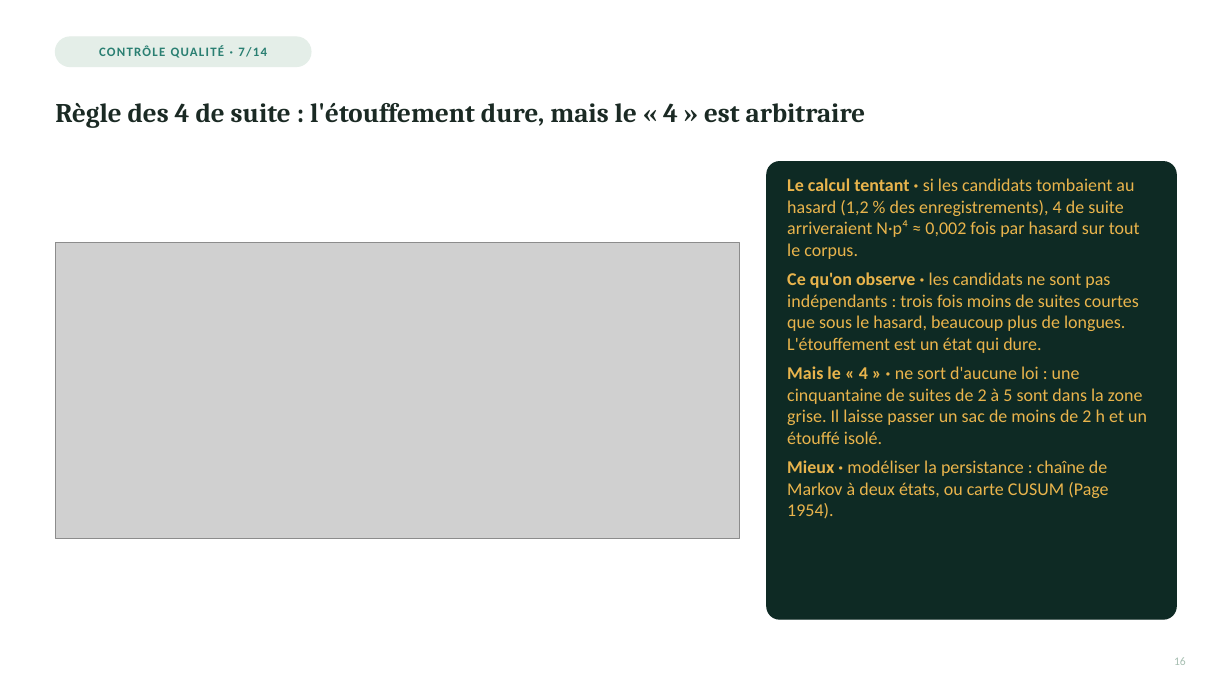
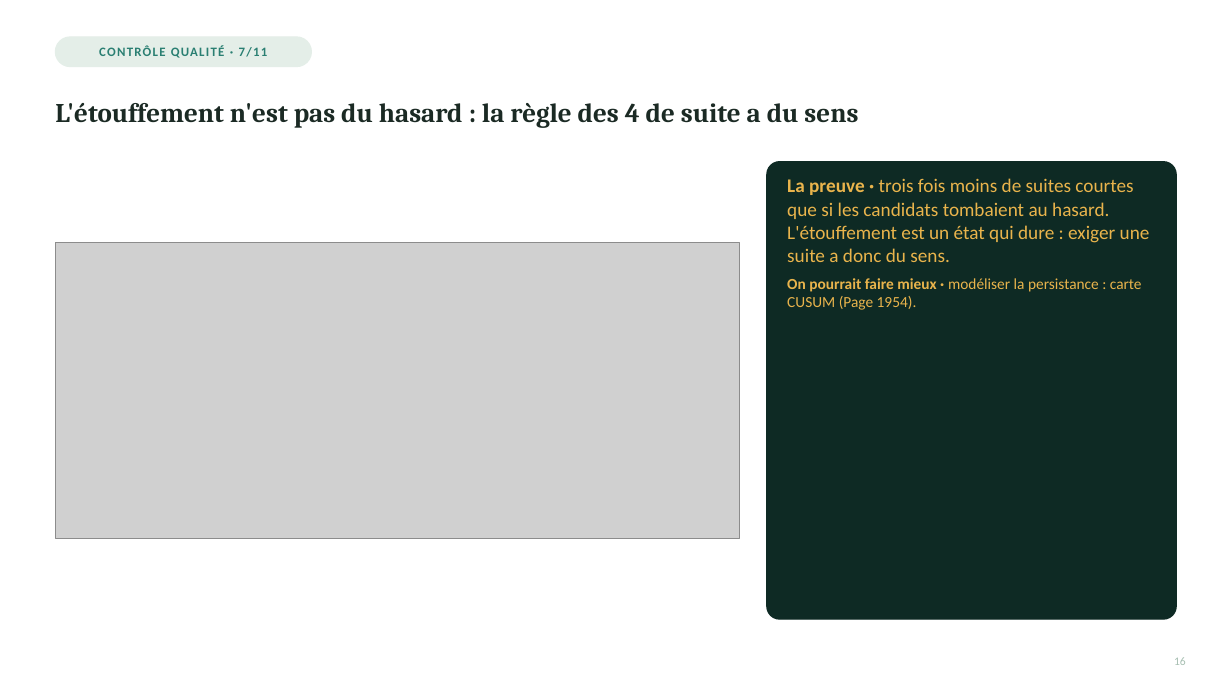
Before and after one commit to Rumble-Paw-Patrol/Grenouille, a slide deck: slide 1 of documentation/prez/presentation_4_paquets/presentation_4_inventaire_qc_v2_paquet_4_diapos_16-20.pptx. Drawn at 1232x693 pixels with LibreOffice and Linux fonts; fonts in the diff are those of the drawing; grey boxes stand for pictures. Boxes give left, top, right and bottom in pixels: in the first picture for what was removed or moved away, otherwise in the second. Text is boxed around its words. In the diff, an @@ line names an element or a change of style, - is before the commit and + after.

```diff
--- a/documentation/prez/presentation_4_paquets/presentation_4_inventaire_qc_v2_paquet_4_diapos_16-20.pptx
+++ b/documentation/prez/presentation_4_paquets/presentation_4_inventaire_qc_v2_paquet_4_diapos_16-20.pptx
@@ text at bbox=[99, 46, 268, 58]: text changed @@
-CONTRÔLE QUALITÉ · 7/14
+CONTRÔLE QUALITÉ · 7/11
@@ text at bbox=[55, 103, 858, 128]: text changed @@
-Règle des 4 de suite : l'étouffement dure, mais le « 4 » est arbitraire
+L'étouffement n'est pas du hasard : la règle des 4 de suite a du sens
@@ text at bbox=[787, 178, 1150, 310]: text changed; size 14 to 15 pt @@
-Le calcul tentant · si les candidats tombaient au hasard (1,2 % des enregistrements), 4 de suite arriveraient N·p⁴ ≈ 0,002 fois par hasard sur tout le corpus.
-Ce qu'on observe · les candidats ne sont pas indépendants : trois fois moins de suites courtes que sous le hasard, beaucoup plus de longues. L'étouffement est un état qui dure.
-Mais le « 4 » · ne sort d'aucune loi : une cinquantaine de suites de 2 à 5 sont dans la zone grise. Il laisse passer un sac de moins de 2 h et un étouffé isolé.
-Mieux · modéliser la persistance : chaîne de Markov à deux états, ou carte CUSUM (Page 1954).
+La preuve · trois fois moins de suites courtes que si les candidats tombaient au hasard. L'étouffement est un état qui dure : exiger une suite a donc du sens.
+On pourrait faire mieux · modéliser la persistance : carte CUSUM (Page 1954).
```
Also in this commit, not shown: 3 other slides changed, 1 slide removed, 17 other files.
